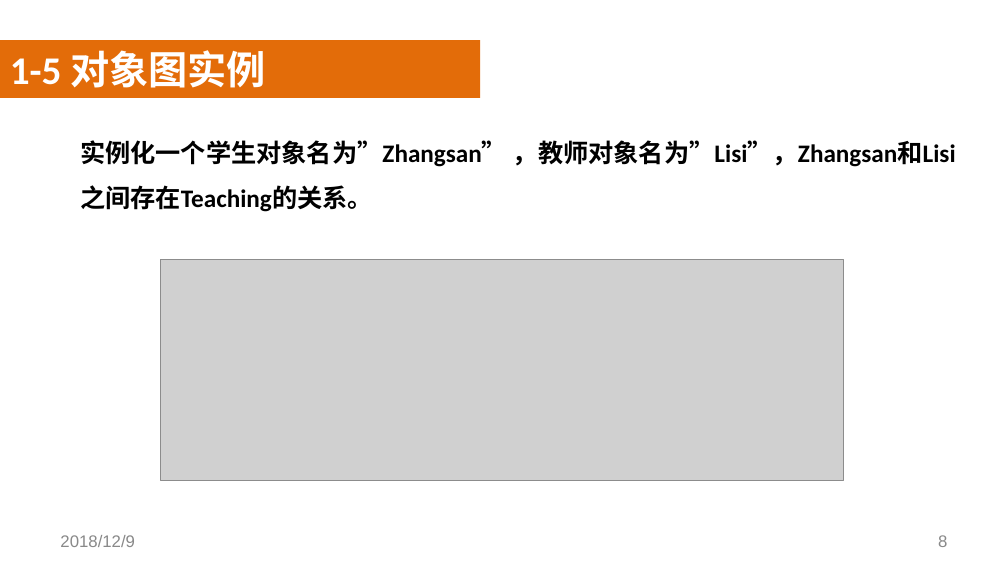
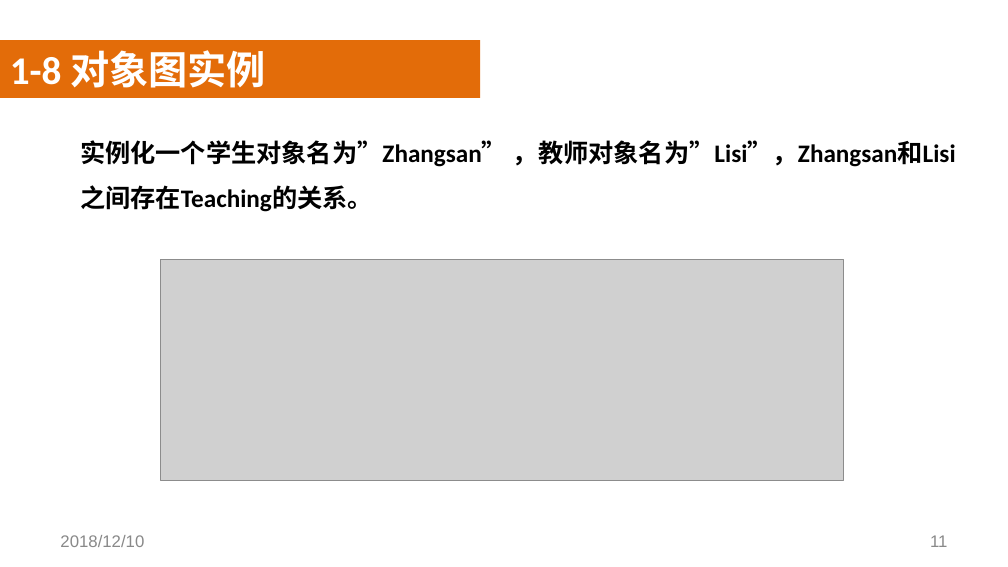
Before and after one commit to SoftwareRequirtmentsG02/Document, a slide deck: slide 11 of 案例教学系统/受控文档/分析设计/PPT/UML/PRD2018-G02-UML基础III.pptx (slide 8 before the commit). Drawn at 1008x567 pixels with LibreOffice and Linux fonts; fonts in the diff are those of the drawing; grey boxes stand for pictures; background and template pictures are left out. Boxes give left, top, right and bottom in pixels: in the first picture for what was removed or moved away, otherwise in the second. Text is boxed around its words. In the diff, an @@ line names an element or a change of style, - is before the commit and + after.

```diff
--- a/案例教学系统/受控文档/分析设计/PPT/UML/PRD2018-G02-UML基础III.pptx
+++ b/案例教学系统/受控文档/分析设计/PPT/UML/PRD2018-G02-UML基础III.pptx
@@ text at (x1=10, y1=50, x2=266, y2=88): text changed @@
-1-5 对象图实例
+1-8 对象图实例
@@ text at (x1=60, y1=535, x2=144, y2=547): text changed @@
-2018/12/9
+2018/12/10
@@ page number at (x1=930, y1=535, x2=947, y2=547): text changed @@
-8
+11
```
Also in this commit, not shown: 26 other slides changed, 10 slides added.
